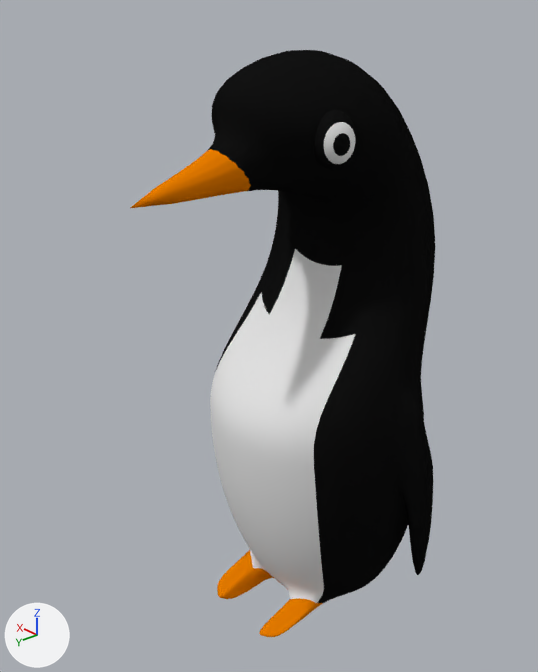
One commit to the Blender file Assets/Model/penguin.blend: the scene before it, then after it.
Camera for both pictures: a camera (50 mm lens) standing at (-10.38, 10.68, 8.64) and looking at (-0.12, 1.33, 2.34). Lighting does not change. The marker at lower left points along +X, +Y and +Z.

Before the edit, the objects in view are built like this:
```python
me_sphere = bpy.data.meshes.new('Sphere')
me_sphere.from_pydata(...)  # 263 vertices, 292 faces; spans x -1.17..1.21, y -1.3..1.72, z -1.08..1.48
me_sphere.polygons.foreach_set('use_smooth', [True] * 292)
# faces by material slot: [210, 52, 30]
me_sphere.materials.append(mat_black)  # black #131313
me_sphere.materials.append(mat_yellow)  # orange #e77c00
me_sphere.materials.append(mat_white)  # white #e7e7e7
me_sphere_001 = bpy.data.meshes.new('Sphere.001')
me_sphere_001.from_pydata(...)  # 482 vertices, 512 faces; spans x -1.0..1.0, y -1.0..1.0, z -1.0..1.0
me_sphere_001.polygons.foreach_set('use_smooth', [True] * 512)
# faces by material slot: [448, 64]
me_sphere_001.materials.append(mat_white_001)  # black #131313
me_sphere_001.materials.append(mat_white_002)  # white #e7e7e7
ob_sphere = bpy.data.objects.new('Sphere', me_sphere)
ob_sphere.location = (-0.61, 0.56, 1.0)
ob_sphere.rotation_euler = (-0.132, -0.0194, 6.263)  # degrees (-7.6, -1.1, 359)
ob_sphere.scale = (2.39, 2.39, 4.78)
_m = ob_sphere.modifiers.new('Subsurf', 'SUBSURF')
_m.levels = 4
ob_sphere_001 = bpy.data.objects.new('Sphere.001', me_sphere_001)
ob_sphere_001.parent = ob_sphere
ob_sphere_001.matrix_parent_inverse = Matrix(((0.417, -0.0157, 0.0258, 0.235), (0.0189, 0.414, -0.0547, -0.165), (-0.0118, 0.0279, 0.207, -0.23), (0.0, 0.0, 0.0, 1.0)))
ob_sphere_001.location = (-2.124, 1.582, 6.466)
ob_sphere_001.rotation_euler = (0.566, -1.434, 2.162)  # degrees (32, -82, 124)
ob_sphere_001.scale = (0.476, 0.393, 0.386)
```
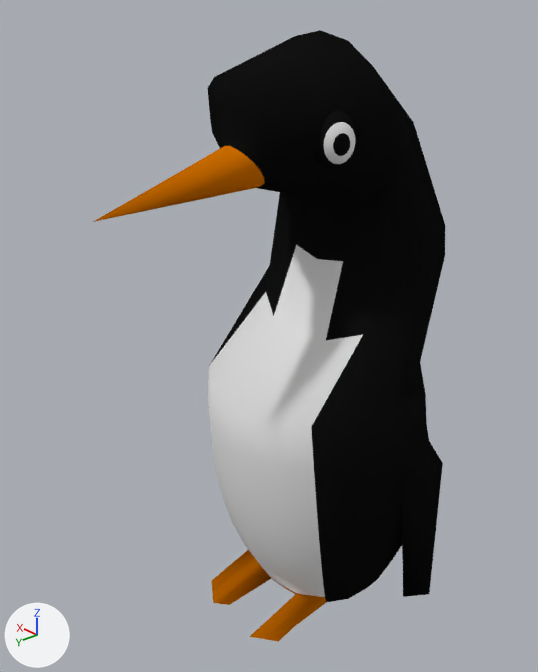
What differs and where, as boxes [x1, y1, x2, y2] in the pictures (538 x 672 px):
'Sphere', modifiers changed (15% wider)
    before: [130, 50, 435, 637]
    after: [93, 30, 445, 642]

The change, as a diff of the scene's bpy script:
```diff
--- a/Assets/Model/penguin.blend.py
+++ b/Assets/Model/penguin.blend.py
@@ ob_sphere @@
 ob_sphere.scale = (2.39, 2.39, 4.78)
-_m = ob_sphere.modifiers.new('Subsurf', 'SUBSURF')
-_m.levels = 4
```
